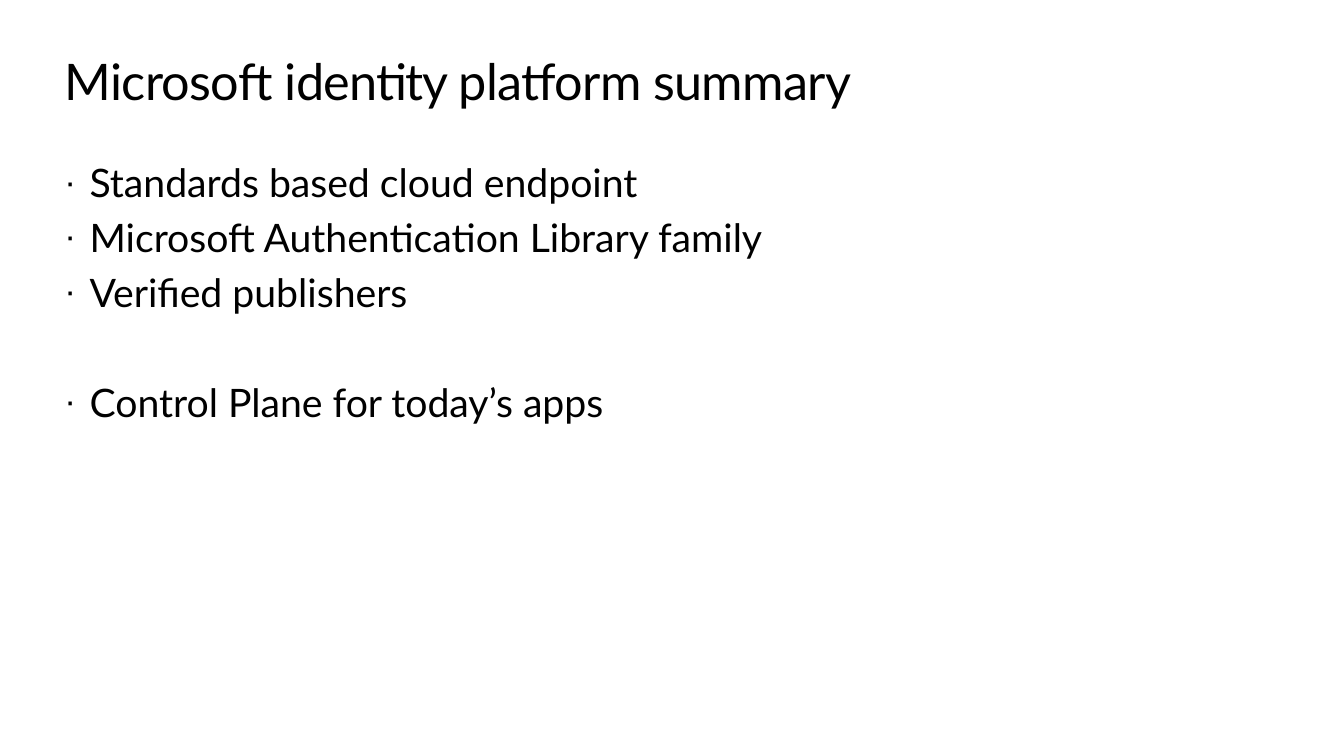
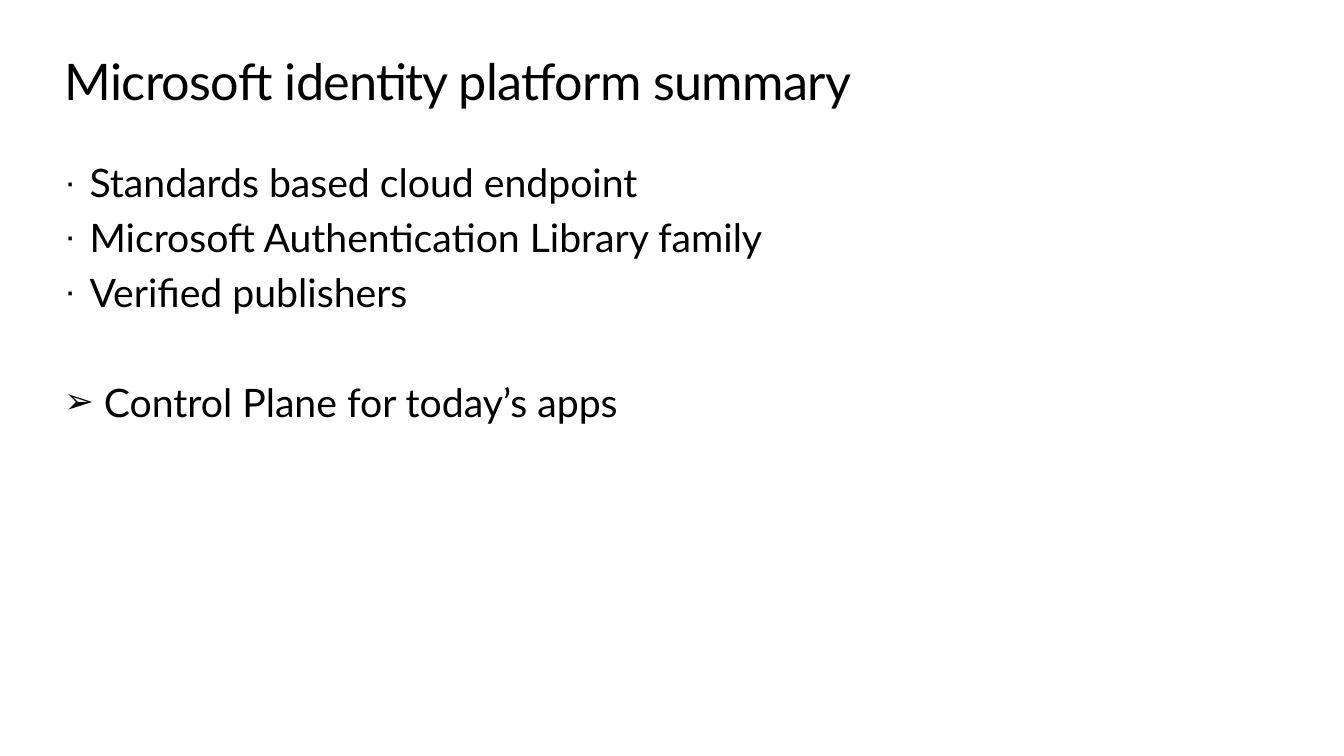
Before and after one commit to kylemar/LOB-Apps-for-IT-Pros, a slide deck: slide 13 of LOB apps for ITPros.pptx. Drawn at 1344x756 pixels with LibreOffice and Linux fonts; fonts in the diff are those of the drawing; background and template pictures are left out. Boxes give left, top, right and bottom in pixels: in the first picture for what was removed or moved away, otherwise in the second. Text is boxed around its words. In the diff, an @@ line names an element or a change of style, - is before the commit and + after.

```diff
--- a/LOB apps for ITPros.pptx
+++ b/LOB apps for ITPros.pptx
@@ text at [104,387,617,424]: bullet · to ➢ @@
```
Also in this commit, not shown: 22 other slides changed, 20 slides added, 2 slides removed, 1 other file.
